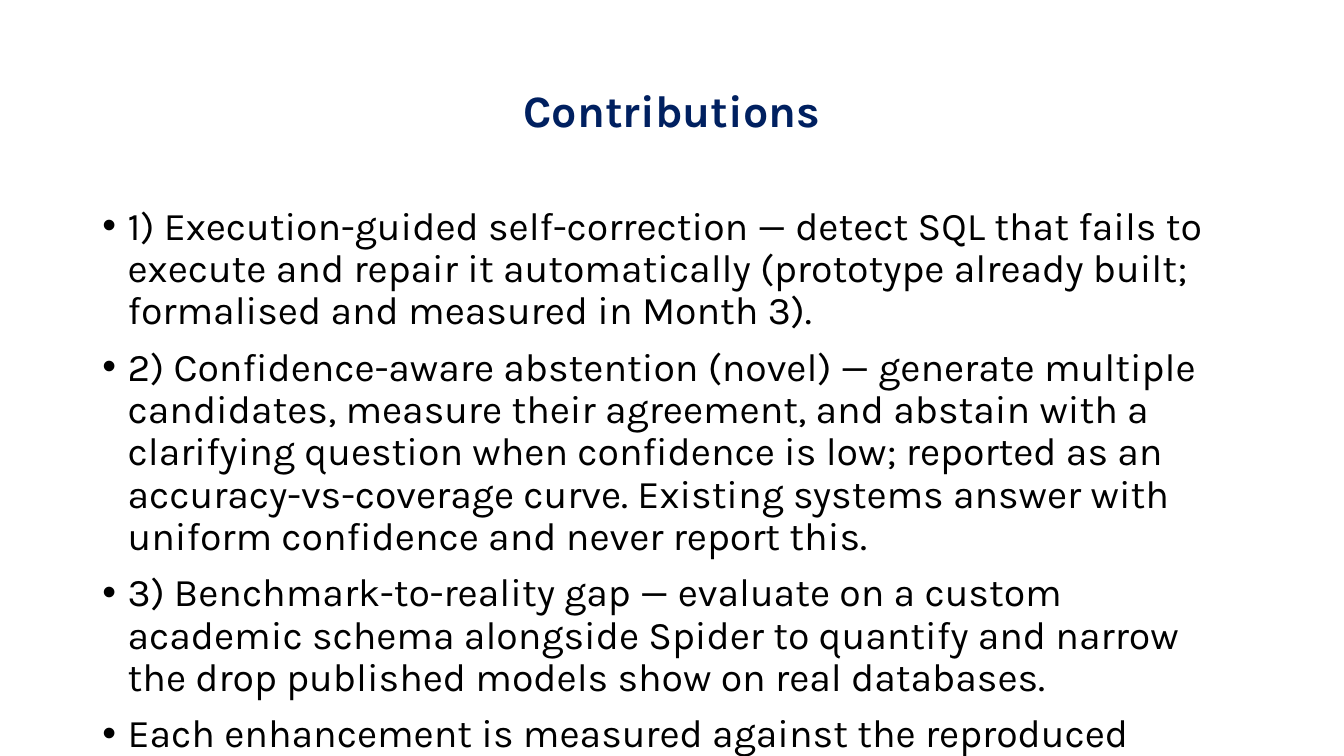
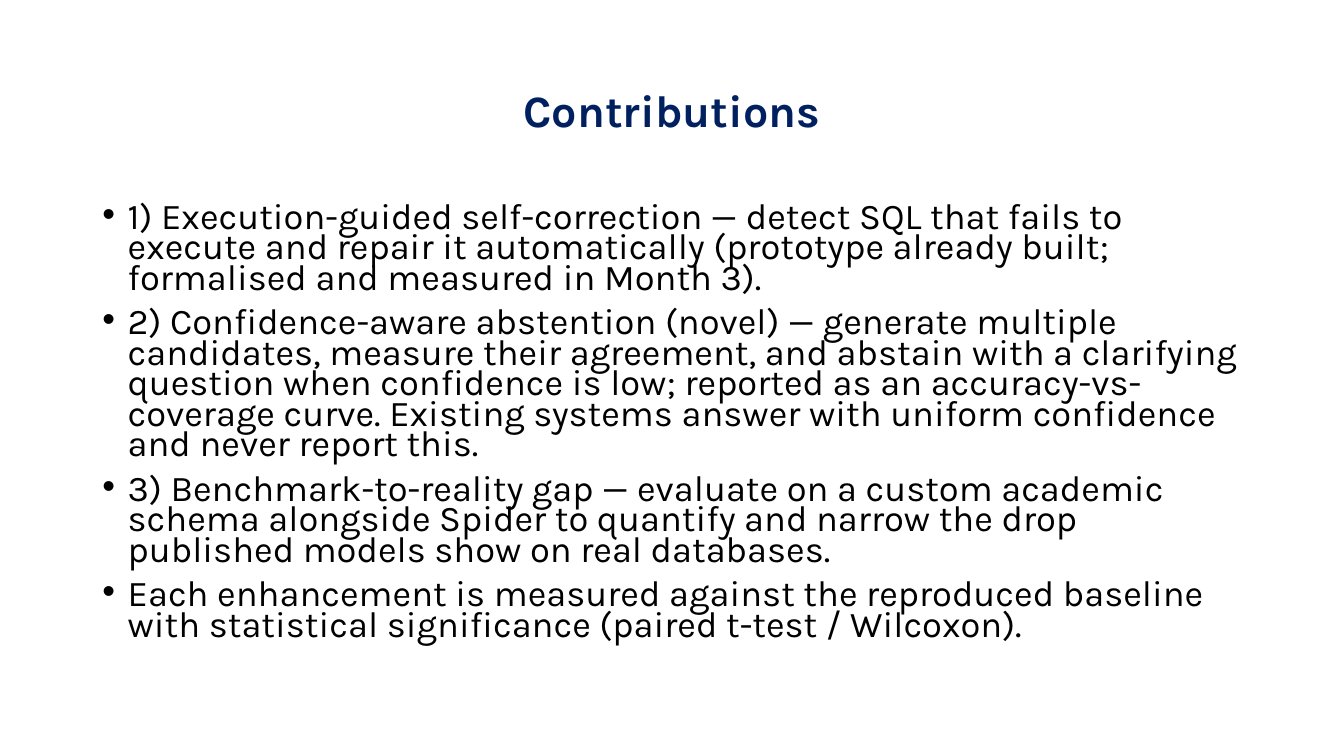
Before and after one commit to jayakanthh/QueryGenie, a slide deck: slide 7 of docs/reviews/Review2_QueryGenie.pptx. Drawn at 1344x756 pixels with LibreOffice and Linux fonts; fonts in the diff are those of the drawing; background and template pictures are left out. Boxes give left, top, right and bottom in pixels: in the first picture for what was removed or moved away, otherwise in the second. Text is boxed around its words. In the diff, an @@ line names an element or a change of style, - is before the commit and + after.

```diff
--- a/docs/reviews/Review2_QueryGenie.pptx
+++ b/docs/reviews/Review2_QueryGenie.pptx
@@ text "1) Execution-guided self-correction — detect ..." at (128, 202, 1237, 646): size 28 to 25.9 pt; line spacing 0.9 to 0.7 @@
```
Also in this commit, not shown: 6 other slides changed, 3 other files.
